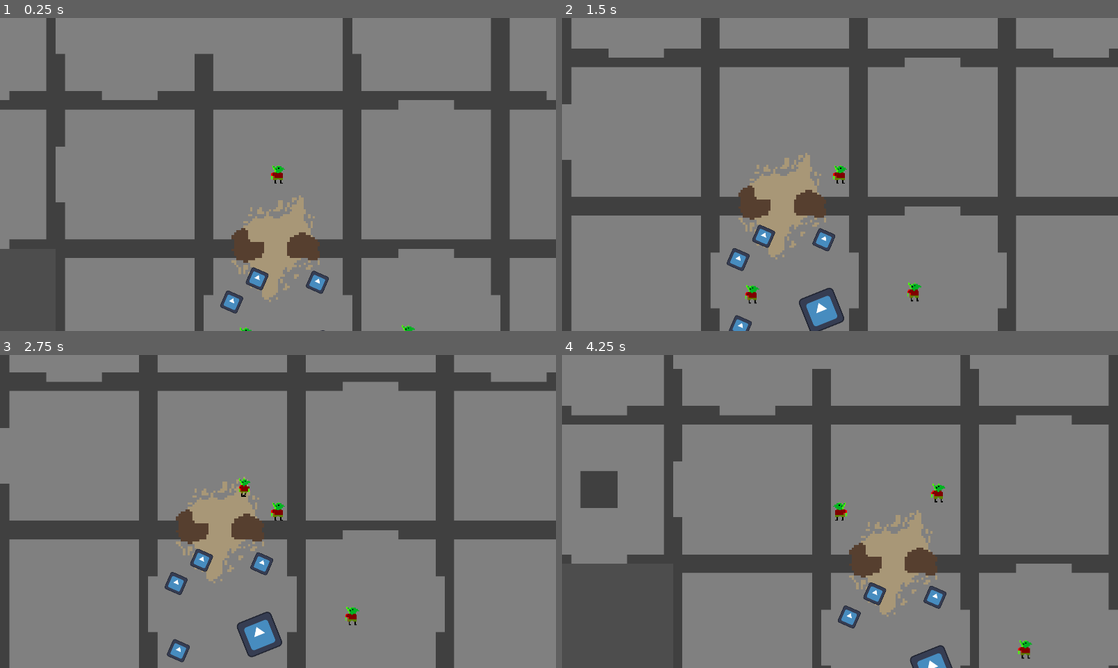
Above: before the commit, frames 1-4 (two rows, left to right).
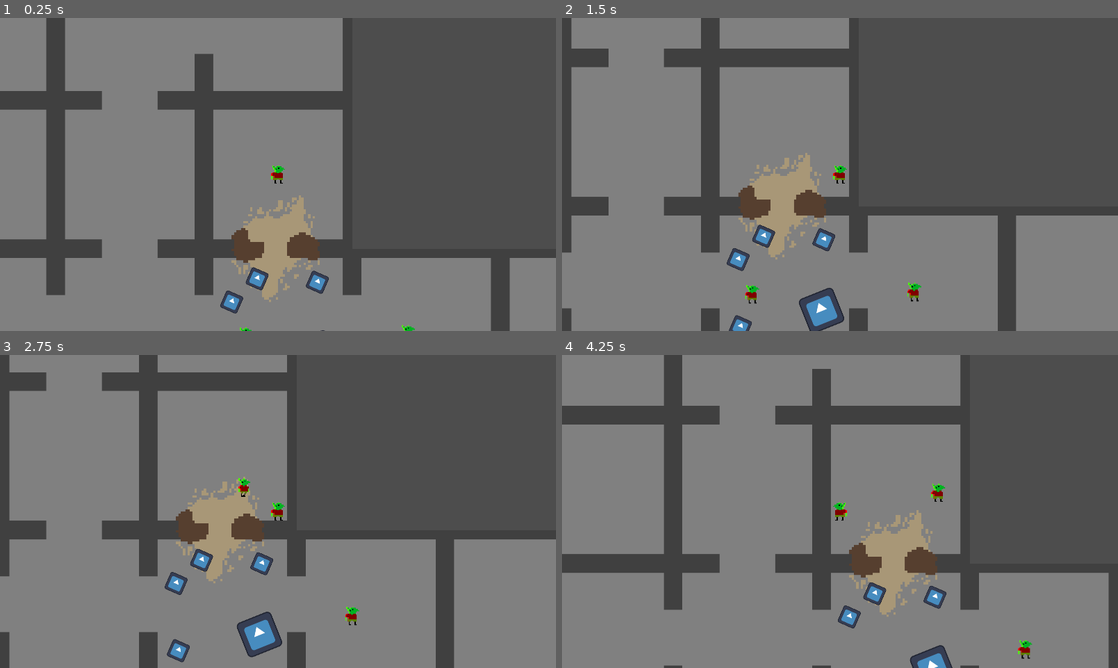
Above: after the commit, the same moments.

Repository: nporposoft/loot-goblin
Game: Godot game, scene res://test_dungeon.tscn
The game is run twice, just before and just after one commit, with the same random seed, the same clock (stepped at 60 frames per second) and the same inputs. The engine's default icon, where the game draws it, is replaced by a stand-in: a white triangle on a blue panel in a dark square.
Inputs (mouse positions are in pixels of both pictures, inside the frame that each line leads up to):
- Up to frame 1 (0.25 s): no input
- Up to frame 2 (1.5 s): tap Enter at 0.5 s; move the mouse to (962, 158) at 0.52 s; hold D (move_right) 0.53-1.28 s; tap Shift (dodge) at 0.6 s; tap Space at 1.25 s; move the mouse to (728, 190) at 1.27 s; hold S (move_down) from 1.28 s (still down); right-click (728, 190) at 1.35 s
- Up to frame 3 (2.75 s): tap Enter at 2 s; move the mouse to (333, 442) at 2.02 s; release S (move_down) at 2.03 s; hold D (move_right) from 2.03 s (still down); click (333, 442) at 2.1 s
- Up to frame 4 (4.25 s): move the mouse to (812, 574) at 2.77 s; release D (move_right) at 2.78 s; hold W (move_up) 2.78-3.53 s; tap Shift (dodge) at 2.85 s; move the mouse to (1006, 558) at 3.52 s; hold A (move_left) from 3.53 s (still down); right-click (1006, 558) at 3.6 s

The runs differ from the first frame. In frame 1, 26% of the frame differs, in the area x 0-100%, y 0-100%; in frame 2, 25%; in frame 3, 23%; in frame 4, 24%.

Commit message:
Catacomb gen functioning!
still needs to be tuned, but it's working!

Diff:
--- a/terrain.gd
+++ b/terrain.gd
@@ -22,6 +22,7 @@
 const fancyFloorAtlas: Vector2i = Vector2i(0, 0)
 # Catacomb rooms atlas coordinates:
 const emptyAtlas: Vector2i = Vector2i(-1, -1)
+const startRoomAtlas: Vector2i = Vector2i(0, 1)
 const crossAtlas: Vector2i = Vector2i(0, 2)
 const cross_Block_Atlas: Vector2i = Vector2i(0, 3)
 const deadEnd_S_Atlas: Vector2i = Vector2i(1, 0)
@@ -58,6 +59,8 @@
 
 	while roomsToGen.size() > 0 and roomsLeft > 0:
 		var currentRoom: Vector2i = roomsToGen.pop_front()
+		if get_cell_tile_data(currentRoom):
+			continue
 		var currentPaths: Array = findPaths(currentRoom)
 		validAtlasCoords = [crossAtlas, cross_Block_Atlas, deadEnd_S_Atlas, deadEnd_W_Atlas,
 			deadEnd_N_Atlas, deadEnd_E_Atlas, corner_NE_Atlas, corner_SE_Atlas,
@@ -77,6 +80,7 @@
 				validAtlasCoords.erase(tee_NES_Atlas)
 				validAtlasCoords.erase(tee_ESW_Atlas)
 				validAtlasCoords.erase(hall_EW_Atlas)
+				print_debug("E is closed off:", get_cell_atlas_coords(Vector2i(currentRoom.x+1, currentRoom.y)))
 			else:								# W door exists in E neighbor: remove all w/o E doors
 				validAtlasCoords.erase(deadEnd_S_Atlas)
 				validAtlasCoords.erase(deadEnd_W_Atlas)
@@ -87,6 +91,9 @@
 				validAtlasCoords.erase(hall_NS_Atlas)
 				validAtlasCoords.erase(deadEnd_BlockS_Atlas)
 				validAtlasCoords.erase(deadEnd_BlockN_Atlas)
+				print_debug("E is open:", get_cell_atlas_coords(Vector2i(currentRoom.x+1, currentRoom.y)))
+		else:
+			print_debug("E is empty:", get_cell_atlas_coords(Vector2i(currentRoom.x+1, currentRoom.y)))
 		# Check Northern neighbor:
 		if currentPaths[1] != Path.ANY:			# Empty: no rooms eliminated
 			if currentPaths[1] == Path.CLOSED:	# No S door in N neighbor: remove all w/ N doors
@@ -100,6 +107,7 @@
 				validAtlasCoords.erase(tee_NES_Atlas)
 				validAtlasCoords.erase(hall_NS_Atlas)
 				validAtlasCoords.erase(deadEnd_BlockN_Atlas)
+				print_debug("N is closed off:", get_cell_atlas_coords(Vector2i(currentRoom.x, currentRoom.y-1)))
 			else:								# S door exists in N neighbor: remove all w/o N doors
 				validAtlasCoords.erase(deadEnd_S_Atlas)
 				validAtlasCoords.erase(deadEnd_W_Atlas)
@@ -109,6 +117,9 @@
 				validAtlasCoords.erase(tee_ESW_Atlas)
 				validAtlasCoords.erase(hall_EW_Atlas)
 				validAtlasCoords.erase(deadEnd_BlockS_Atlas)
+				print_debug("N is open:", get_cell_atlas_coords(Vector2i(currentRoom.x, currentRoom.y-1)))
+		else:
+			print_debug("N is empty:", get_cell_atlas_coords(Vector2i(currentRoom.x, currentRoom.y-1)))
 		# Check Western neighbor:
 		if currentPaths[2] != Path.ANY:			# Empty: no rooms eliminated
 			if currentPaths[2] == Path.CLOSED:	# No E door in W neighbor: remove all w/ W doors
@@ -121,6 +132,7 @@
 				validAtlasCoords.erase(tee_NWE_Atlas)
 				validAtlasCoords.erase(tee_ESW_Atlas)
 				validAtlasCoords.erase(hall_EW_Atlas)
+				print_debug("W is closed off:", get_cell_atlas_coords(Vector2i(currentRoom.x-1, currentRoom.y)))
 			else:								# E door exists in W neighbor: remove all w/o W doors
 				validAtlasCoords.erase(deadEnd_S_Atlas)
 				validAtlasCoords.erase(deadEnd_N_Atlas)
@@ -131,6 +143,9 @@
 				validAtlasCoords.erase(hall_NS_Atlas)
 				validAtlasCoords.erase(deadEnd_BlockS_Atlas)
 				validAtlasCoords.erase(deadEnd_BlockN_Atlas)
+				print_debug("W is open:", get_cell_atlas_coords(Vector2i(currentRoom.x-1, currentRoom.y)))
+		else:
+			print_debug("W is empty:", get_cell_atlas_coords(Vector2i(currentRoom.x-1, currentRoom.y)))
 		# Check Southern neighbor:
 		if currentPaths[3] != Path.ANY:			# Empty: no rooms eliminated
 			if currentPaths[3] == Path.CLOSED:	# No N door in S neighbor: remove all w/ S doors
@@ -144,6 +159,7 @@
 				validAtlasCoords.erase(tee_ESW_Atlas)
 				validAtlasCoords.erase(hall_NS_Atlas)
 				validAtlasCoords.erase(deadEnd_BlockS_Atlas)
+				print_debug("S is closed off:", get_cell_atlas_coords(Vector2i(currentRoom.x, currentRoom.y+1)))
 			else:								# N door exists in S neighbor: remove all w/o S doors
 				validAtlasCoords.erase(deadEnd_W_Atlas)
 				validAtlasCoords.erase(deadEnd_N_Atlas)
@@ -153,6 +169,9 @@
 				validAtlasCoords.erase(tee_NWE_Atlas)
 				validAtlasCoords.erase(hall_EW_Atlas)
 				validAtlasCoords.erase(deadEnd_BlockN_Atlas)
+				print_debug("S is open:", get_cell_atlas_coords(Vector2i(currentRoom.x, currentRoom.y+1)))
+		else:
+			print_debug("S is empty:", get_cell_atlas_coords(Vector2i(currentRoom.x, currentRoom.y+1)))
 
 				# ALL POSSIBLE ROOMS:
 				#validAtlasCoords.erase(crossAtlas)
@@ -218,10 +237,10 @@
 	if get_cell_atlas_coords(currentNeighbor) == emptyAtlas:
 		outputArray.push_back(Path.ANY)
 	else:
-		openNeighbors = [crossAtlas, cross_Block_Atlas, deadEnd_W_Atlas, corner_SW_Atlas,
+		openNeighbors = [startRoomAtlas, crossAtlas, cross_Block_Atlas, deadEnd_W_Atlas, corner_SW_Atlas,
 			corner_NW_Atlas, tee_NSW_Atlas, tee_NWE_Atlas, tee_ESW_Atlas,
 			hall_EW_Atlas] # atlas coords with W facing doors
-		if openNeighbors.has(currentNeighbor):
+		if openNeighbors.has(get_cell_atlas_coords(currentNeighbor)):
 			outputArray.push_back(Path.OPEN)
 		else:
 			outputArray.push_back(Path.CLOSED)
@@ -231,10 +250,10 @@
 	if get_cell_atlas_coords(currentNeighbor) == emptyAtlas:
 		outputArray.push_back(Path.ANY)
 	else:
-		openNeighbors = [crossAtlas, cross_Block_Atlas, deadEnd_S_Atlas, corner_SE_Atlas,
+		openNeighbors = [startRoomAtlas, crossAtlas, cross_Block_Atlas, deadEnd_S_Atlas, corner_SE_Atlas,
 			corner_SW_Atlas, tee_NSW_Atlas, tee_NES_Atlas, tee_ESW_Atlas,
 			hall_NS_Atlas, deadEnd_BlockS_Atlas] # atlas coords with S facing doors
-		if openNeighbors.has(currentNeighbor):
+		if openNeighbors.has(get_cell_atlas_coords(currentNeighbor)):
 			outputArray.push_back(Path.OPEN)
 		else:
 			outputArray.push_back(Path.CLOSED)
@@ -244,10 +263,10 @@
 	if get_cell_atlas_coords(currentNeighbor) == emptyAtlas:
 		outputArray.push_back(Path.ANY)
 	else:
-		openNeighbors = [crossAtlas, cross_Block_Atlas, deadEnd_E_Atlas, corner_NE_Atlas,
+		openNeighbors = [startRoomAtlas, crossAtlas, cross_Block_Atlas, deadEnd_E_Atlas, corner_NE_Atlas,
 			corner_SE_Atlas, tee_NWE_Atlas, tee_NES_Atlas, tee_ESW_Atlas,
 			hall_EW_Atlas] # atlas coords with E facing doors
-		if openNeighbors.has(currentNeighbor):
+		if openNeighbors.has(get_cell_atlas_coords(currentNeighbor)):
 			outputArray.push_back(Path.OPEN)
 		else:
 			outputArray.push_back(Path.CLOSED)
@@ -260,7 +279,7 @@
 		openNeighbors = [crossAtlas, cross_Block_Atlas, deadEnd_N_Atlas, corner_NE_Atlas,
 			corner_NW_Atlas, tee_NSW_Atlas, tee_NWE_Atlas, tee_NES_Atlas,
 			hall_NS_Atlas, deadEnd_BlockN_Atlas] # atlas coords with N facing doors
-		if openNeighbors.has(currentNeighbor):
+		if openNeighbors.has(get_cell_atlas_coords(currentNeighbor)):
 			outputArray.push_back(Path.OPEN)
 		else:
 			outputArray.push_back(Path.CLOSED)
--- a/test_dungeon.tscn
+++ b/test_dungeon.tscn
@@ -137,7 +137,6 @@
 [node name="PassiveAI" type="Node" parent="World/PassiveAIGoblin" node_paths=PackedStringArray("map")]
 script = ExtResource("8_0ak11")
 map = NodePath("../../Terrain")
-metadata/_custom_type_script = "uid://tju4i33l8xnc"
 
 [node name="Diamond" parent="World" instance=ExtResource("4_d8tm3")]
 position = Vector2(23.999989, 174)
Not shown: 1 places in test_dungeon.tscn that only renumber resources
